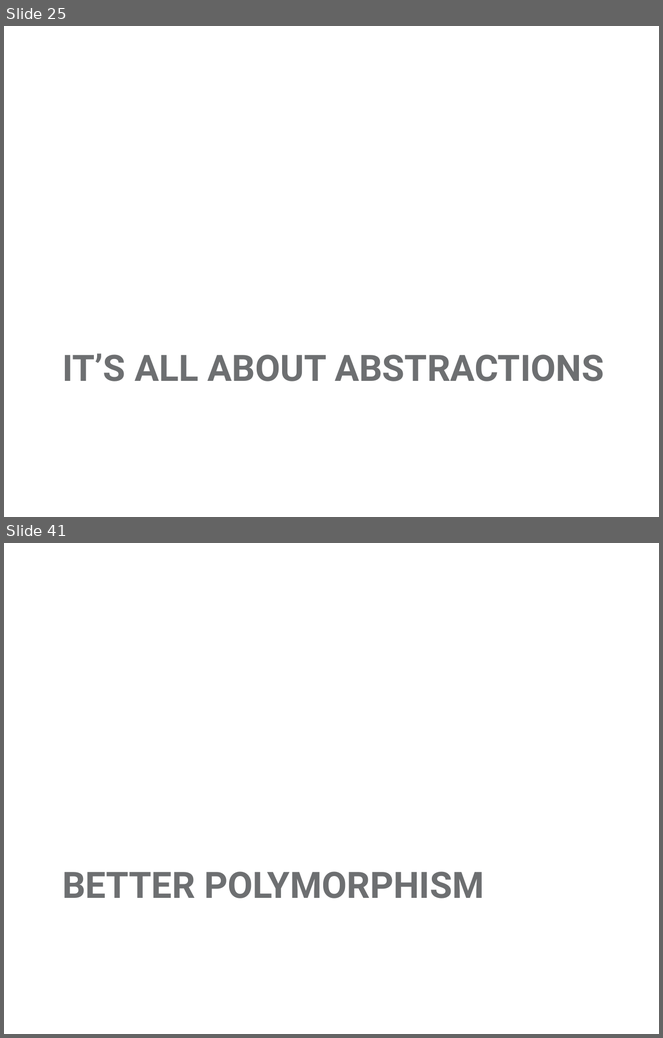
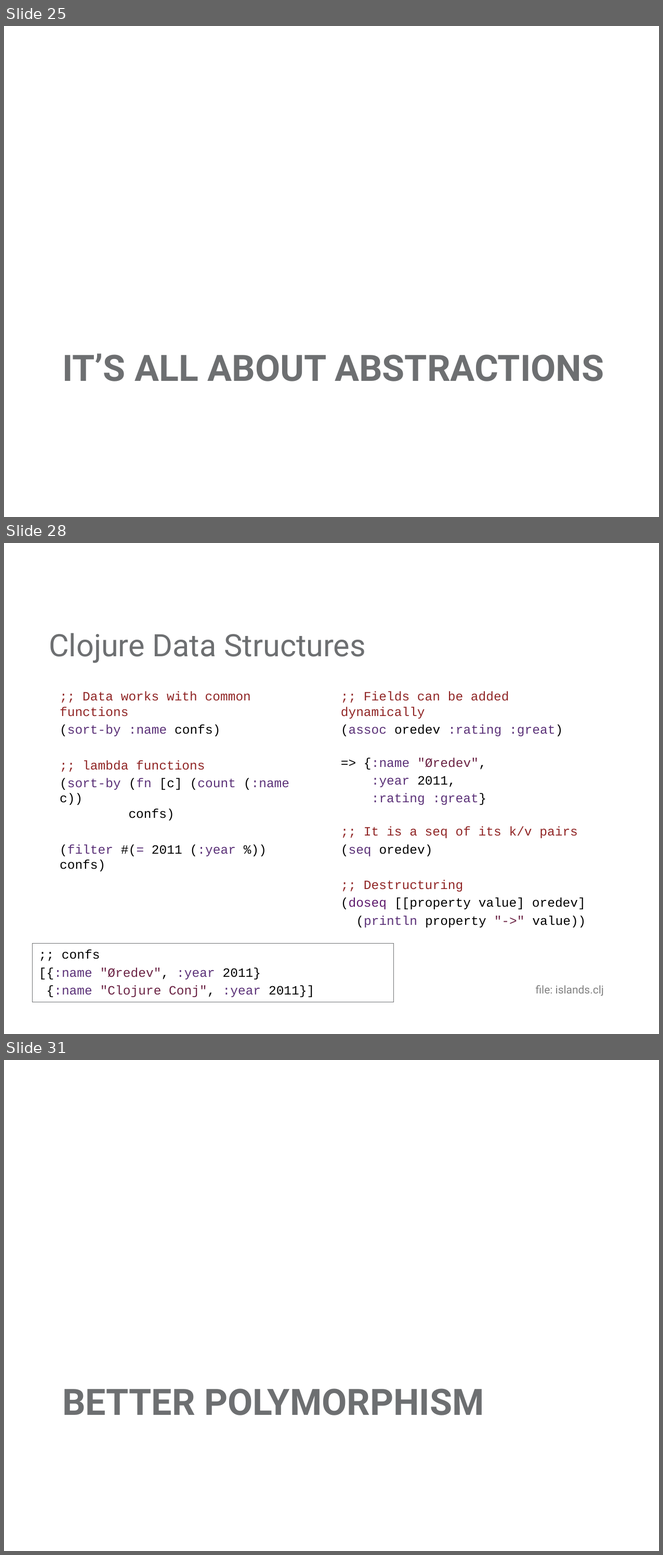
Before and after one commit to mjul/top-10-clojure-oredev-2011, a slide deck: Top Things to Learn From Clojure.pptx. Shown one above the other, each under a label of ours: slides 25 and 41 before the commit, slides 25, 28 and 31 after it; the slides between them are not shown. The pictures are 663x1038 and 663x1555 pixels, drawn with LibreOffice and Linux fonts; fonts in the diff are those of the drawing; background and template pictures are left out. Boxes give left, top, right and bottom in pixels: in the first picture for what was removed or moved away, otherwise in the second. Text is boxed around its words. In the diff, an @@ line names an element or a change of style, - is before the commit and + after.

```diff
--- a/Top Things to Learn From Clojure.pptx
+++ b/Top Things to Learn From Clojure.pptx
@@ slide 28 added at <box>4,543,659,1034</box>, background #FFFFFF @@
@@ title added at <box>49,633,366,663</box>, 34 pt, text #6D6F71 @@
+Clojure Data Structures
@@ text added at <box>60,691,289,872</box>, 14 pt, text #902525 @@
+;; Data works with common functions
+(sort-by :name confs)
+;; lambda functions
+(sort-by (fn [c] (count (:name c))
+confs)
+(filter #(= 2011 (:year %)) confs)
@@ text added at <box>341,691,586,928</box>, 14 pt, text #902525 @@
+;; Fields can be added dynamically
+(assoc oredev :rating :great)
+=> {:name "Øredev",
+:year 2011,
+:rating :great}
+;; It is a seq of its k/v pairs
+(seq oredev)
+;; Destructuring
+(doseq [[property value] oredev]
+(println property "->" value))
@@ rectangle added at <box>32,943,393,1002</box>, outline #6D6F71 0.75 pt, 14 pt, text #000000 @@
+;; confs
+[{:name "Øredev", :year 2011}
+{:name "Clojure Conj", :year 2011}]
@@ text added at <box>536,986,604,996</box>, 12 pt, text #808080 @@
+file: islands.clj
@@ what was slide 41 is now slide 31 @@
```
Also in this commit, not shown: 9 slides changed, 1 other slide added, 6 slides removed, 4 other files.
